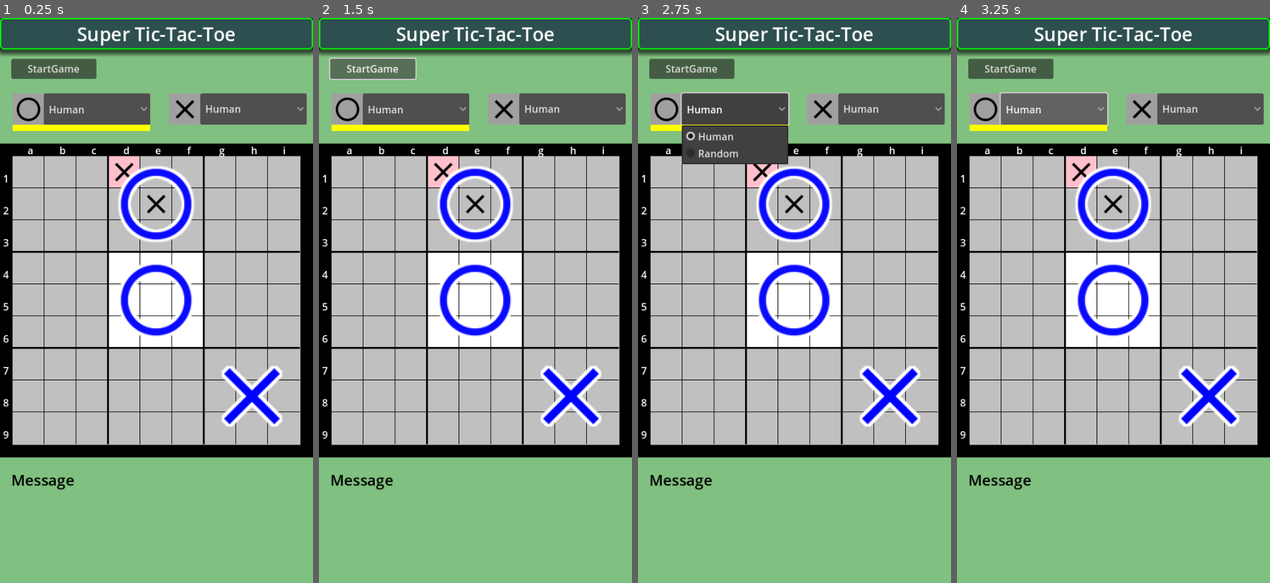
Above: before the commit, frames 1-4 (left to right).
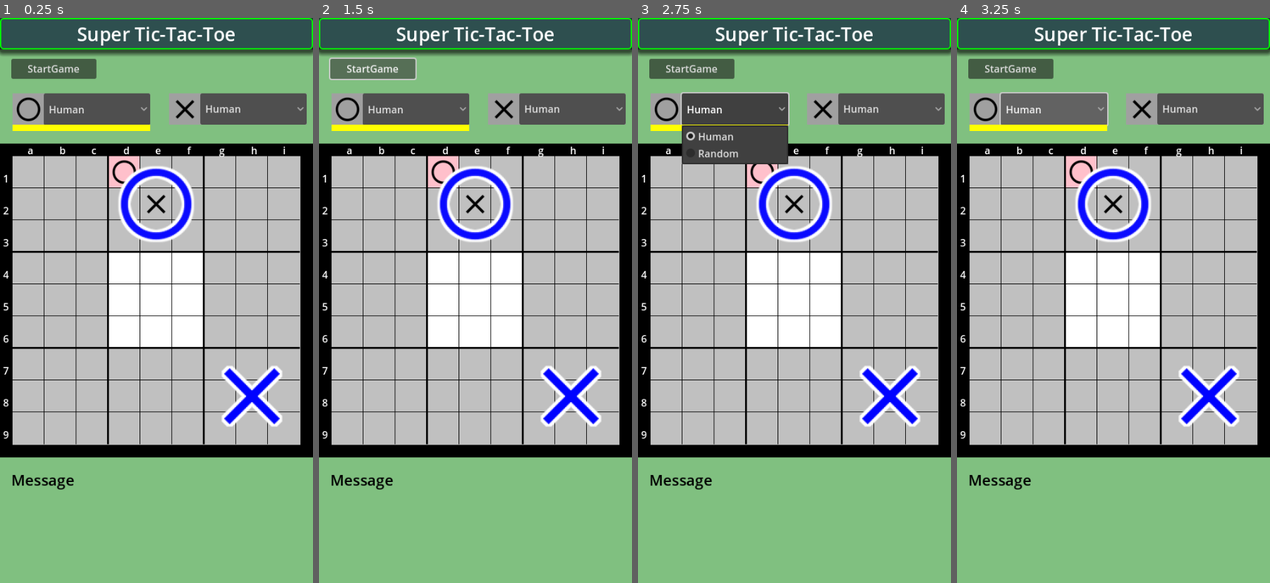
Above: after the commit, the same moments.

Repository: vivisuke/SuperTicTacToe4
Game: Godot game, scene res://main_scene.tscn
Same seed, same stepped clock (60 frames per second), same inputs: the game is played once before the commit and once after it.
Inputs:
- Up to frame 1 (0.25 s): no input
- Up to frame 2 (1.5 s): click "StartGame" at 0.5 s; click "StartGame" at 1.25 s
- Up to frame 3 (2.75 s): click "Human" at 2 s
- Up to frame 4 (3.25 s): click "Human" at 2.75 s

The runs differ from the first frame. In frame 1, 1.1% of the frame differs, in the area x 35-62%, y 25-57%; in frame 2, 1.1%; in frame 3, 1.1%; in frame 4, 1.1%.

Commit message:
0016 ◎ C 03/06 03/06 0.001│ToDo│Board クラス追加

Diff:
--- a/SuperTicTacToe/main_scene.tscn
+++ b/SuperTicTacToe/main_scene.tscn
@@ -1,7 +1,7 @@
 [gd_scene load_steps=20 format=3 uid="uid://ddnaldrnxjkkx"]
 
+[ext_resource type="Script" path="res://scripts/MainScene.gd" id="1_dsv07"]
 [ext_resource type="Script" path="res://scripts/TitleBar.gd" id="1_l3eue"]
-[ext_resource type="Script" path="res://scripts/main_scene.gd" id="1_nwkcl"]
 [ext_resource type="Script" path="res://scripts/Grid.gd" id="3_fq3ta"]
 [ext_resource type="Texture2D" uid="uid://8psfxlmyf6od" path="res://images/white153x153.png" id="3_twduk"]
 [ext_resource type="Texture2D" uid="uid://bke4ga7k7lq6i" path="res://images/pink.png" id="4_li4sm"]
@@ -59,7 +59,7 @@
 sources/1 = SubResource("TileSetAtlasSource_yk4th")
 
 [node name="MainScene" type="Node2D"]
-script = ExtResource("1_nwkcl")
+script = ExtResource("1_dsv07")
 
 [node name="BG" type="ColorRect" parent="."]
 offset_right = 500.0
--- /dev/null
+++ b/SuperTicTacToe/scripts/MainScene.gd
@@ -0,0 +1,44 @@
+extends Node2D
+
+class Board:
+	var m_n_put = 0				# 着手数
+	var m_is_game_over			# 終局状態か？
+	var m_winner				# 勝者
+	var m_next_board = -1		# 着手可能ローカルボード [0, 9)、-1 for 全ローカルボードに着手可能
+	var m_next_color
+	var m_l_board
+	var m_g_board
+	var m_n_put_local = []		# 各ローカルボードの着手数
+	var m_three_lined_up = []	# 各ローカルボード：三目並んだか？
+	var m_bd_index = []			# 各ローカルボード盤面インデックス
+	var m_gbd_index				# グローバルボード盤面インデックス
+	var m_stack = []			# 要素：HistItem
+	var m_r_eval				# 盤面インデックス→評価値テーブルへの参照
+	var m_g_eval_count
+	var m_rng = RandomNumberGenerator.new()
+	func _init():
+		#m_rng.randomize()		# Setups a time-based seed
+		#m_rng.seed = 0			# 固定乱数系列
+		init()
+		#print(ev_put_table)
+		pass
+	func init():
+		pass
+	pass
+
+#----------------------------------------------------------------------
+
+var g_bd			# 盤面オブジェクト
+var rng = RandomNumberGenerator.new()
+
+func _ready():
+	rng.randomize()		# Setups a time-based seed
+	#rng.seed = 0		# 固定乱数系列
+	g_bd = Board.new()
+	g_bd.m_rng = rng
+	pass # Replace with function body.
+
+
+# Called every frame. 'delta' is the elapsed time since the previous frame.
+func _process(delta):
+	pass
--- a/SuperTicTacToe/scripts/main_scene.gd
+++ b/SuperTicTacToe/scripts/main_scene.gd
@@ -1,8 +1,41 @@
 extends Node2D
 
+#class Board:
+#	var m_n_put = 0				# 着手数
+#	var m_is_game_over			# 終局状態か？
+#	var m_winner				# 勝者
+#	var m_next_board = -1		# 着手可能ローカルボード [0, 9)、-1 for 全ローカルボードに着手可能
+#	var m_next_color
+#	var m_l_board
+#	var m_g_board
+#	var m_n_put_local = []		# 各ローカルボードの着手数
+#	var m_three_lined_up = []	# 各ローカルボード：三目並んだか？
+#	var m_bd_index = []			# 各ローカルボード盤面インデックス
+#	var m_gbd_index				# グローバルボード盤面インデックス
+#	var m_stack = []			# 要素：HistItem
+#	var m_r_eval				# 盤面インデックス→評価値テーブルへの参照
+#	var m_g_eval_count
+#	var m_rng = RandomNumberGenerator.new()
+#	func _init():
+#		m_rng.randomize()		# Setups a time-based seed
+#		#m_rng.seed = 0			# 固定乱数系列
+#		init()
+#		#print(ev_put_table)
+#		pass
+#	func init():
+#		pass
 
-# Called when the node enters the scene tree for the first time.
+#----------------------------------------------------------------------
+
+var g_bd			# 盤面オブジェクト
+var rng = RandomNumberGenerator.new()
+
 func _ready():
+	rng.randomize()		# Setups a time-based seed
+	#rng.seed = 0		# 固定乱数系列
+	#g_bd = Board.new()
+	#g_bd.m_rng = rng
+	#
 	#printraw("_ready \n")
 	print("OK")
 	#$Board/TileMapLocal.erase_cell(0, Vector2i(3, 0))
Not shown, changed: SuperTicTacToe4.spr
